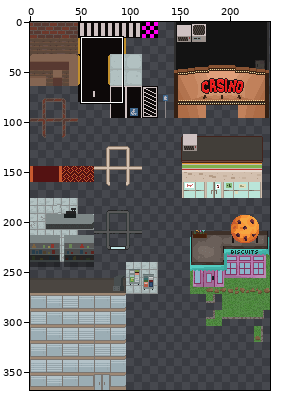
File history of a sprite sheet, art/custom-tilemap.png. The first picture is a wide view before the edit; the outline marks the close-up.
Close-up. Old version:
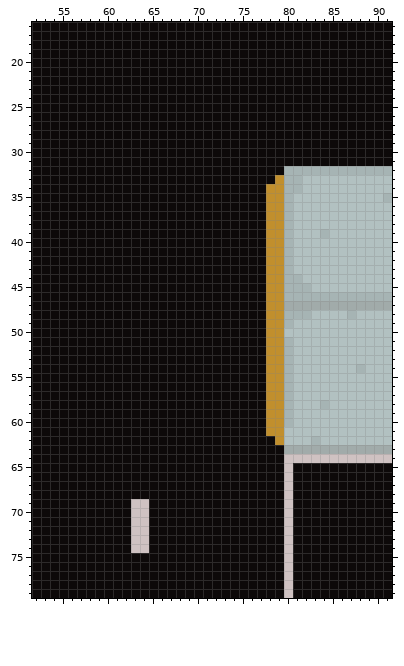
The file is 240x368 pixels. Colours within 5 levels of each other are drawn and written as one. Shown: x 52..91, y 16..79.
Once edited:
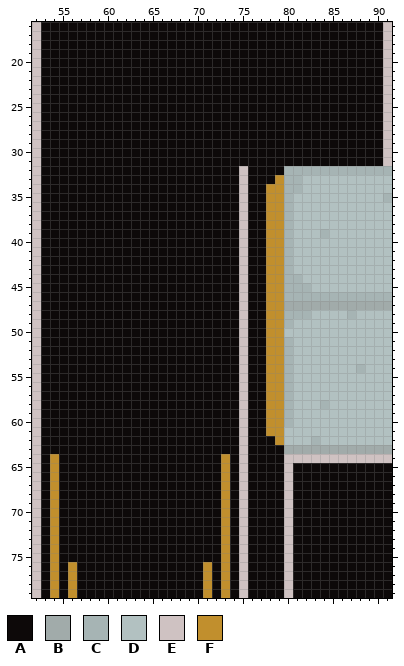
Palette (. is transparent): A #0d0909  B #a1abaa  C #a6b4b4  D #b2c1c1  E #cfc2c2  F #c18f2d
What changed:
Colour E gives way to colour A in rows 69 to 74 at x 63 to 64.
Colour A gives way to colour E in rows 16 to 31 at x 52 and 91; in rows 32 to 79 at x 52 and 75.
Colour A gives way to colour F in rows 64 to 75 at x 54 and 73; in rows 76 to 79 at x 54, 56, 71 and 73.
Changed places in both close-ups, as pixel boxes (x1, y1, x2, y2):
changed: (32, 22, 77, 598)
changed: (383, 22, 392, 166)
changed: (203, 166, 248, 598)
changed: (131, 499, 149, 553)
